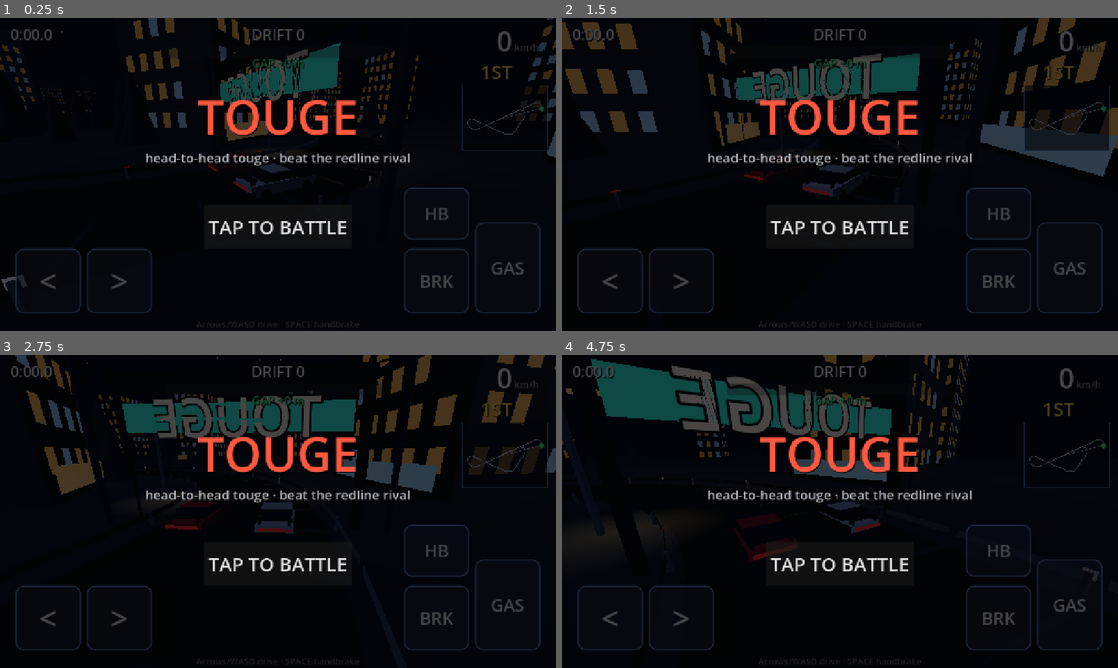
Above: before the commit, frames 1-4 (two rows, left to right).
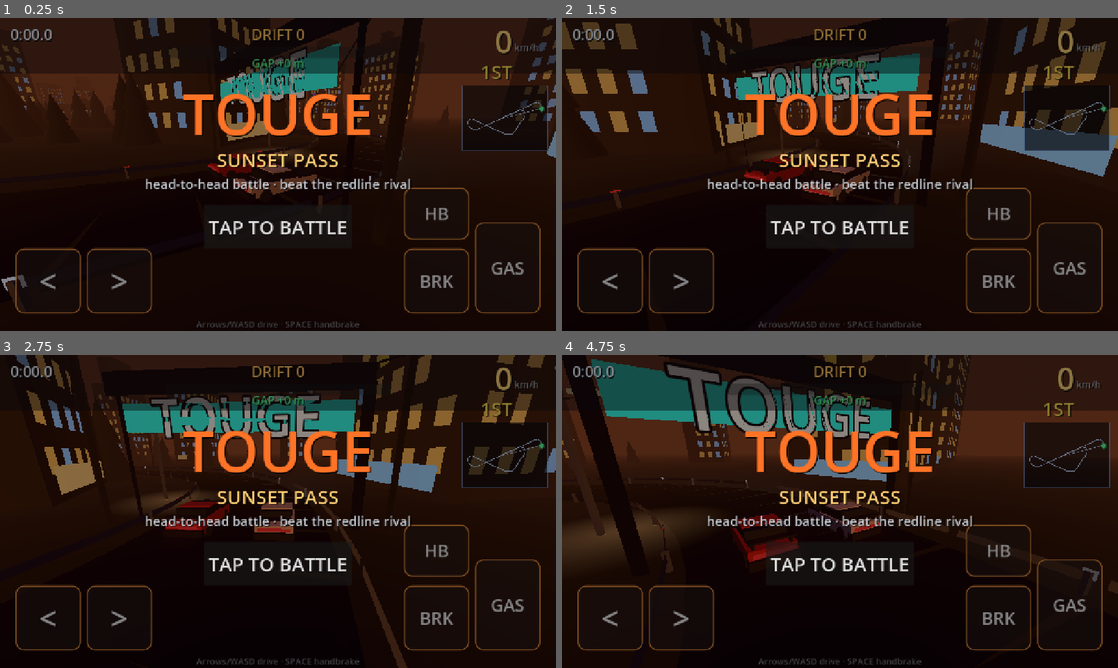
Above: after the commit, the same moments.

Repository: Thefreatbandz/touge
Game: Godot game, scene res://scenes/main.tscn
Two runs of this game, one before a commit and one after it. Both use one fixed random seed, a clock stepped at 60 frames per second and the inputs below.
Inputs:
- Up to frame 1 (0.25 s): no input
- Up to frame 2 (1.5 s): hold Right 0.53-1.28 s; tap Space at 0.77 s; hold Down from 1.28 s (still down)
- Up to frame 3 (2.75 s): tap Space at 1.52 s; release Down at 2.03 s; hold Right from 2.03 s (still down)
- Up to frame 4 (4.75 s): release Right at 2.78 s; hold Up 2.78-3.53 s; tap Space at 3.02, 3.77, 4.52 s; hold Left from 3.53 s (still down)

The runs differ from the first frame. In frame 1, 44% of the frame differs, in the area x 0-100%, y 0-99%; in frame 2, 40%; in frame 3, 40%; in frame 4, 47%.

Commit message:
TOUGE: sunset world + UI upgrade, fix mirrored start banner

Diff:
--- a/scripts/hud.gd
+++ b/scripts/hud.gd
@@ -59,13 +59,13 @@
 	b.add_theme_font_size_override("font_size", font)
 	b.add_theme_color_override("font_color", Color(1, 1, 1, 0.92))
 	var sb := StyleBoxFlat.new()
-	sb.bg_color = Color(0.10, 0.14, 0.22, 0.55)
-	sb.border_color = Color(0.5, 0.7, 1.0, 0.7)
+	sb.bg_color = Color(0.16, 0.10, 0.08, 0.55)
+	sb.border_color = Color(1.0, 0.62, 0.25, 0.8)
 	sb.set_border_width_all(3)
 	sb.set_corner_radius_all(18)
 	b.add_theme_stylebox_override("normal", sb)
 	var sbp := sb.duplicate() as StyleBoxFlat
-	sbp.bg_color = Color(0.25, 0.45, 0.80, 0.75)
+	sbp.bg_color = Color(0.80, 0.42, 0.15, 0.75)
 	b.add_theme_stylebox_override("pressed", sbp)
 	b.add_theme_stylebox_override("hover", sb)
 	b.add_theme_stylebox_override("focus", StyleBoxEmpty.new())
@@ -73,14 +73,22 @@
 	return b
 
 func _build() -> void:
+	# top HUD backdrop strip (readability against bright sunset sky)
+	var strip := ColorRect.new()
+	strip.color = Color(0.05, 0.03, 0.04, 0.45)
+	strip.position = Vector2(0, 0)
+	strip.size = Vector2(1280, 128)
+	add_child(strip)
 	# top bar
 	_time_l = _mk_label("0:00.0", 34, Vector2(24, 14))
 	add_child(_time_l)
 	_drift_l = _mk_label("DRIFT 0", 34, Vector2(1280 / 2 - 160, 14), HORIZONTAL_ALIGNMENT_CENTER)
 	_drift_l.custom_minimum_size = Vector2(320, 44)
+	_drift_l.add_theme_color_override("font_color", Color(1.0, 0.75, 0.35))
 	add_child(_drift_l)
-	_speed_l = _mk_label("0", 64, Vector2(1280 - 260, 8), HORIZONTAL_ALIGNMENT_RIGHT)
-	_speed_l.custom_minimum_size = Vector2(160, 80)
+	_speed_l = _mk_label("0", 72, Vector2(1280 - 260, 4), HORIZONTAL_ALIGNMENT_RIGHT)
+	_speed_l.custom_minimum_size = Vector2(160, 88)
+	_speed_l.add_theme_color_override("font_color", Color(1.0, 0.82, 0.45))
 	add_child(_speed_l)
 	var unit := _mk_label("km/h", 22, Vector2(1280 - 96, 52))
 	unit.modulate = Color(1, 1, 1, 0.6)
@@ -126,8 +134,9 @@
 	hb.button_down.connect(func(): t_hb = true)
 	hb.button_up.connect(func(): t_hb = false)
 	# center label (countdown / messages)
-	_center_l = _mk_label("", 120, Vector2(0, 220), HORIZONTAL_ALIGNMENT_CENTER)
-	_center_l.custom_minimum_size = Vector2(1280, 200)
+	_center_l = _mk_label("", 150, Vector2(0, 200), HORIZONTAL_ALIGNMENT_CENTER)
+	_center_l.custom_minimum_size = Vector2(1280, 220)
+	_center_l.add_theme_color_override("font_color", Color(1.0, 0.72, 0.25))
 	_center_l.visible = false
 	add_child(_center_l)
 	# desktop hint
@@ -136,14 +145,18 @@
 	_hint_l.modulate = Color(1, 1, 1, 0.45)
 	add_child(_hint_l)
 	# title overlay
-	_title_panel = _mk_dim()
-	var tt := _mk_label("TOUGE", 110, Vector2(0, 150), HORIZONTAL_ALIGNMENT_CENTER)
-	tt.custom_minimum_size = Vector2(1280, 150)
-	tt.add_theme_color_override("font_color", Color(1.0, 0.35, 0.25))
+	_title_panel = _mk_dim(0.45)
+	var tt := _mk_label("TOUGE", 130, Vector2(0, 130), HORIZONTAL_ALIGNMENT_CENTER)
+	tt.custom_minimum_size = Vector2(1280, 170)
+	tt.add_theme_color_override("font_color", Color(1.0, 0.45, 0.15))
 	_title_panel.add_child(tt)
-	var ts := _mk_label("head-to-head touge · beat the redline rival", 30, Vector2(0, 300), HORIZONTAL_ALIGNMENT_CENTER)
+	var tt2 := _mk_label("SUNSET PASS", 44, Vector2(0, 295), HORIZONTAL_ALIGNMENT_CENTER)
+	tt2.custom_minimum_size = Vector2(1280, 60)
+	tt2.add_theme_color_override("font_color", Color(1.0, 0.80, 0.45))
+	_title_panel.add_child(tt2)
+	var ts := _mk_label("head-to-head battle · beat the redline rival", 30, Vector2(0, 360), HORIZONTAL_ALIGNMENT_CENTER)
 	ts.custom_minimum_size = Vector2(1280, 50)
-	ts.modulate = Color(1, 1, 1, 0.75)
+	ts.modulate = Color(1, 1, 1, 0.8)
 	_title_panel.add_child(ts)
 	var go_b := Button.new()
 	go_b.text = "TAP TO BATTLE"
@@ -173,11 +186,11 @@
 	_result_panel.visible = false
 	add_child(_result_panel)
 
-func _mk_dim() -> Control:
+func _mk_dim(alpha := 0.72) -> Control:
 	var c := Control.new()
 	c.set_anchors_preset(Control.PRESET_FULL_RECT)
 	var bg := ColorRect.new()
-	bg.color = Color(0.01, 0.015, 0.03, 0.72)
+	bg.color = Color(0.01, 0.015, 0.03, alpha)
 	bg.set_anchors_preset(Control.PRESET_FULL_RECT)
 	c.add_child(bg)
 	return c
--- a/scripts/main.gd
+++ b/scripts/main.gd
@@ -42,29 +42,29 @@
 	env.background_mode = Environment.BG_SKY
 	var sky := Sky.new()
 	var sm := ProceduralSkyMaterial.new()
-	sm.sky_top_color = Color(0.006, 0.010, 0.028)
-	sm.sky_horizon_color = Color(0.030, 0.052, 0.105)
-	sm.ground_bottom_color = Color(0.004, 0.006, 0.012)
-	sm.ground_horizon_color = Color(0.018, 0.030, 0.058)
+	sm.sky_top_color = Color(0.13, 0.14, 0.34)
+	sm.sky_horizon_color = Color(0.98, 0.48, 0.20)
+	sm.ground_bottom_color = Color(0.05, 0.035, 0.045)
+	sm.ground_horizon_color = Color(0.35, 0.16, 0.10)
 	sky.sky_material = sm
 	env.sky = sky
 	env.ambient_light_source = Environment.AMBIENT_SOURCE_SKY
-	env.ambient_light_energy = 0.6
+	env.ambient_light_energy = 0.75
 	env.fog_enabled = true
 	env.fog_mode = Environment.FOG_MODE_EXPONENTIAL
-	env.fog_light_color = Color(0.020, 0.036, 0.072)
-	env.fog_density = 0.0052
+	env.fog_light_color = Color(0.55, 0.26, 0.13)
+	env.fog_density = 0.0042
 	env.glow_enabled = true
 	env.glow_intensity = 0.85
 	var we := WorldEnvironment.new()
 	we.environment = env
 	add_child(we)
-	var moon := DirectionalLight3D.new()
-	moon.light_color = Color(0.60, 0.72, 0.98)
-	moon.light_energy = 0.65
-	moon.rotation = Vector3(-0.9, 0.6, 0.0)
-	moon.shadow_enabled = false
-	add_child(moon)
+	var sun := DirectionalLight3D.new()
+	sun.light_color = Color(1.0, 0.55, 0.28)
+	sun.light_energy = 1.25
+	sun.rotation = Vector3(-0.38, 0.85, 0.0)
+	sun.shadow_enabled = false
+	add_child(sun)
 	_cam = Camera3D.new()
 	_cam.far = 900.0
 	add_child(_cam)
--- a/scripts/track.gd
+++ b/scripts/track.gd
@@ -304,7 +304,7 @@
 			lab.outline_modulate = Color(0, 0, 0, 1)
 			lab.shaded = false
 			var tan: Vector3 = tangents[i]
-			lab.rotation.y = atan2(tan.x, tan.z)
+			lab.rotation.y = atan2(-tan.x, -tan.z)
 			lab.position = p + Vector3(0, 5.95, 0)
 			gate.add_child(lab)
 
@@ -607,33 +607,33 @@
 
 func _build_sky_extras(rng: RandomNumberGenerator) -> void:
 	var c := (points[0] + points[COUNT / 2]) * 0.5
-	# chunky low-poly moon, fog-exempt so it stays crisp
-	var moon_mesh := SphereMesh.new()
-	moon_mesh.radius = 20.0
-	moon_mesh.height = 40.0
-	moon_mesh.radial_segments = 8
-	moon_mesh.rings = 4
-	var moon_mat := StandardMaterial3D.new()
-	moon_mat.shading_mode = BaseMaterial3D.SHADING_MODE_UNSHADED
-	moon_mat.albedo_color = Color(0.88, 0.92, 1.0)
-	moon_mat.disable_fog = true
-	var moon := MeshInstance3D.new()
-	moon.mesh = moon_mesh
-	moon.material_override = moon_mat
-	moon.position = c + Vector3(280, 260, -340)
-	add_child(moon)
-	# stars: tiny emissive boxes on a dome, fog-exempt
+	# big setting sun, low on the horizon, fog-exempt so it stays crisp
+	var sun_mesh := SphereMesh.new()
+	sun_mesh.radius = 34.0
+	sun_mesh.height = 68.0
+	sun_mesh.radial_segments = 12
+	sun_mesh.rings = 6
+	var sun_mat := StandardMaterial3D.new()
+	sun_mat.shading_mode = BaseMaterial3D.SHADING_MODE_UNSHADED
+	sun_mat.albedo_color = Color(1.0, 0.42, 0.13)
+	sun_mat.disable_fog = true
+	var sun := MeshInstance3D.new()
+	sun.mesh = sun_mesh
+	sun.material_override = sun_mat
+	sun.position = c + Vector3(420, 70, -480)
+	add_child(sun)
+	# faint early stars, fog-exempt
 	var star_mesh := BoxMesh.new()
-	star_mesh.size = Vector3(1.6, 1.6, 1.6)
+	star_mesh.size = Vector3(1.2, 1.2, 1.2)
 	var star_mat := StandardMaterial3D.new()
 	star_mat.shading_mode = BaseMaterial3D.SHADING_MODE_UNSHADED
-	star_mat.albedo_color = Color(0.85, 0.9, 1.0)
+	star_mat.albedo_color = Color(0.7, 0.72, 0.85, 0.5)
 	star_mat.disable_fog = true
 	var xf: Array[Transform3D] = []
-	for s in range(140):
+	for s in range(60):
 		var ang := rng.randf_range(0.0, TAU)
 		var rad := rng.randf_range(420.0, 620.0)
-		var h := rng.randf_range(170.0, 400.0)
+		var h := rng.randf_range(280.0, 450.0)
 		xf.append(Transform3D(Basis(), c + Vector3(cos(ang) * rad, h, sin(ang) * rad)))
 	_multimesh_box(self, star_mesh, star_mat, xf)
 
Not shown, changed: build/web/index.html
Not shown, changed: build/web/index.pck
Not shown, changed: docs/index.html
Not shown, changed: docs/touge.html
Not shown, changed: docs/touge.pck
